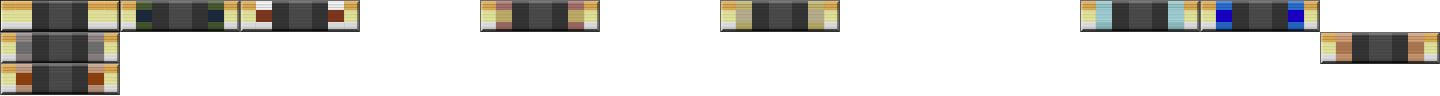
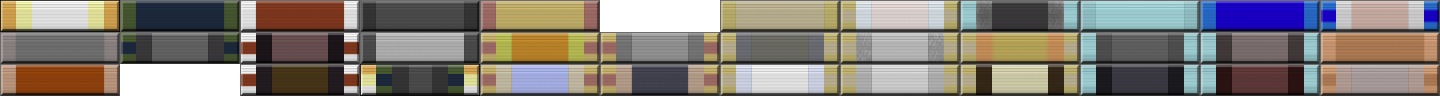
Before/after of a (1440, 96) layered artwork. What changed in the layer stack:
hid "Asteroids", painted on it over [left=0, top=0, right=1440, bottom=95]
showed "Background", painted on it over [left=0, top=0, right=1440, bottom=96]
